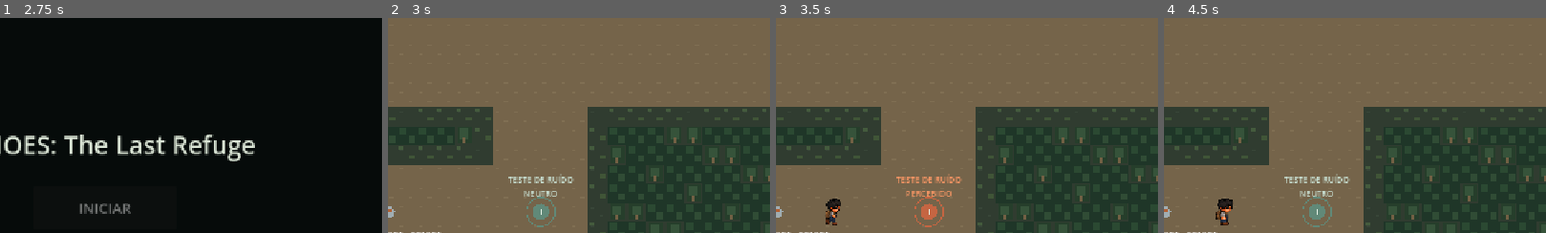
Above: before the commit, frames 1-4 (left to right).
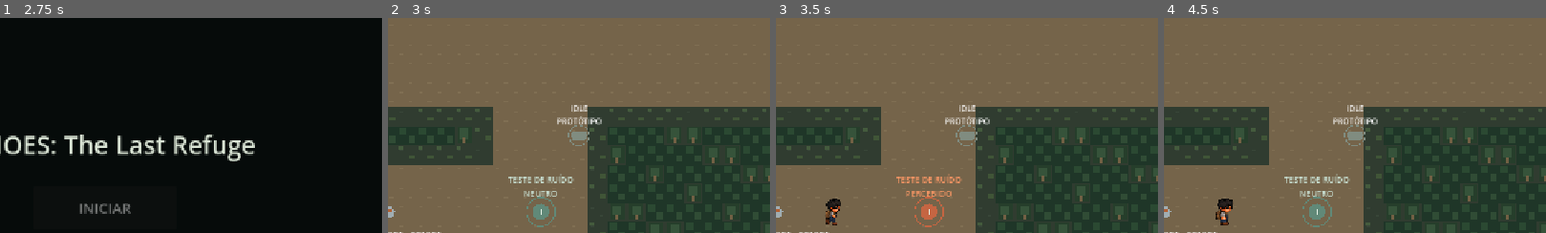
Above: after the commit, the same moments.

Repository: jhonnata2211/ECHOES-The-Last-Refuge-V2
Game: Godot game, scene res://scenes/ui/MainMenu.tscn
The game is run twice, just before and just after one commit, with the same random seed, the same clock (stepped at 60 frames per second) and the same inputs. Sound files missing from this copy of the repository are replaced by a short silence.
Inputs (mouse positions are % of the whole screen's width and height, from its top left):
- Up to frame 1 (2.75 s): tap Enter at 0.5 s; move the mouse to (72, 45) at 0.52 s; hold D (move_right) 0.53-1.25 s; tap Ctrl (crouch) at 0.6 s; click (72, 45) at 0.67 s; click "INICIAR" at 1.25 s; tap Space at 2 s; drag from (30, 55) to (45, 70) at 2.02 s
- Up to frame 2 (3 s): tap Enter at 2.75 s; move the mouse to (60, 28) at 2.77 s; hold D (move_right) from 2.78 s (still down); hold Shift (sprint) from 2.78 s (still down); click (60, 28) at 2.92 s
- Up to frame 3 (3.5 s): keep holding D (move_right); keep holding Shift (sprint)
- Up to frame 4 (4.5 s): release D (move_right) at 3.5 s; release Shift (sprint) at 3.5 s; click "INVENTÁRIO" at 3.5 s; click "FECHAR" at 4.25 s
The pictures show only the part of the screen within x 36-86%, y 13-63%; the shares and areas given below are measured in that part.

Frame 1 is identical in both runs. In frame 2, 0.6% of the frame differs, in the area x 44-56%, y 40-60%; in frame 3, 0.6%; in frame 4, 0.6%.

Commit message:
ECHOES-049-064: implementa ameaca stealth e feedback sonoro

Diff:
--- /dev/null
+++ b/resources/audio/sfx/food_use_sound.tres
@@ -0,0 +1,10 @@
+[gd_resource type="Resource" script_class="ItemUseSound" load_steps=3 format=3]
+
+[ext_resource type="Script" path="res://scripts/audio/item_use_sound.gd" id="1_definition"]
+[ext_resource type="AudioStream" path="res://assets/audio/sfx/consumables/eat_food.mp3" id="2_audio"]
+
+[resource]
+script = ExtResource("1_definition")
+item_id = &"food"
+stream = ExtResource("2_audio")
+volume_db = -10.0
--- /dev/null
+++ b/resources/audio/sfx/water_use_sound.tres
@@ -0,0 +1,10 @@
+[gd_resource type="Resource" script_class="ItemUseSound" load_steps=3 format=3]
+
+[ext_resource type="Script" path="res://scripts/audio/item_use_sound.gd" id="1_definition"]
+[ext_resource type="AudioStream" path="res://assets/audio/sfx/consumables/drink_water.mp3" id="2_audio"]
+
+[resource]
+script = ExtResource("1_definition")
+item_id = &"water"
+stream = ExtResource("2_audio")
+volume_db = -10.0
--- /dev/null
+++ b/scenes/ai/StealthPrototypeThreat.tscn
@@ -0,0 +1,35 @@
+[gd_scene load_steps=5 format=3]
+
+[ext_resource type="Script" path="res://scripts/ai/stealth_prototype_threat.gd" id="1_threat"]
+[ext_resource type="Script" path="res://scripts/components/noise_listener_component.gd" id="2_listener"]
+[ext_resource type="Script" path="res://scripts/ai/threat_grid_navigator.gd" id="3_grid"]
+
+[sub_resource type="CircleShape2D" id="CircleShape2D_threat"]
+radius = 10.0
+
+[node name="StealthPrototypeThreat" type="CharacterBody2D"]
+motion_mode = 1
+collision_layer = 4
+collision_mask = 1
+script = ExtResource("1_threat")
+metadata/placeholder = true
+metadata/prototype_only = true
+
+[node name="CollisionShape2D" type="CollisionShape2D" parent="."]
+shape = SubResource("CircleShape2D_threat")
+
+[node name="NoiseListenerComponent" type="Node2D" parent="."]
+script = ExtResource("2_listener")
+
+[node name="ThreatGridNavigator" type="Node" parent="."]
+script = ExtResource("3_grid")
+
+[node name="Label" type="Label" parent="."]
+offset_left = -84.0
+offset_top = -54.0
+offset_right = 84.0
+offset_bottom = -20.0
+mouse_filter = 2
+theme_override_font_sizes/font_size = 13
+text = "IDLE\nPROTÓTIPO"
+horizontal_alignment = 1
--- /dev/null
+++ b/scenes/audio/InventorySoundFeedback.tscn
@@ -0,0 +1,22 @@
+[gd_scene load_steps=7 format=3]
+
+[ext_resource type="Script" path="res://scripts/audio/inventory_sound_feedback.gd" id="1_feedback"]
+[ext_resource type="AudioStream" path="res://assets/audio/sfx/ui/inventory_zipper.mp3" id="2_zipper"]
+[ext_resource type="AudioStream" path="res://assets/audio/sfx/ui/item_select.mp3" id="3_select"]
+[ext_resource type="Script" path="res://scripts/audio/item_use_sound.gd" id="4_definition"]
+[ext_resource type="Resource" path="res://resources/audio/sfx/food_use_sound.tres" id="5_food"]
+[ext_resource type="Resource" path="res://resources/audio/sfx/water_use_sound.tres" id="6_water"]
+
+[node name="InventorySoundFeedback" type="Node"]
+process_mode = 3
+script = ExtResource("1_feedback")
+zipper_stream = ExtResource("2_zipper")
+selection_stream = ExtResource("3_select")
+use_sounds = Array[ExtResource("4_definition")]([ExtResource("5_food"), ExtResource("6_water")])
+metadata/provisional_audio = true
+
+[node name="InventoryAudio" type="AudioStreamPlayer" parent="."]
+
+[node name="SelectionAudio" type="AudioStreamPlayer" parent="."]
+
+[node name="ConsumptionAudio" type="AudioStreamPlayer" parent="."]
--- a/scenes/main/Main.tscn
+++ b/scenes/main/Main.tscn
@@ -12,6 +12,9 @@
 [ext_resource type="PackedScene" path="res://scenes/items/FoodPickup.tscn" id="10_food_pickup"]
 
 [ext_resource type="PackedScene" path="res://scenes/objects/StealthTestListener.tscn" id="11_stealth_test"]
+
+[ext_resource type="PackedScene" path="res://scenes/ai/StealthPrototypeThreat.tscn" id="12_threat"]
+[ext_resource type="PackedScene" path="res://scenes/audio/InventorySoundFeedback.tscn" id="13_feedback"]
 
 [node name="Main" type="Node2D"]
 script = ExtResource("6_gameplay")
@@ -51,6 +54,11 @@
 [node name="StealthTestListener" parent="." instance=ExtResource("11_stealth_test")]
 position = Vector2(720, 1136)
 
+[node name="StealthPrototypeThreat" parent="." instance=ExtResource("12_threat")]
+position = Vector2(784, 1008)
+
+[node name="InventorySoundFeedback" parent="." instance=ExtResource("13_feedback")]
+
 [connection signal="direction_changed" from="TouchControls/VirtualJoystick" to="Player" method="set_touch_direction"]
 [connection signal="sprint_changed" from="TouchControls/SprintButton" to="Player" method="set_touch_sprint_pressed"]
 [connection signal="interaction_requested" from="TouchControls/InteractionButton" to="Player" method="request_interaction"]
--- /dev/null
+++ b/scripts/ai/stealth_prototype_threat.gd
@@ -0,0 +1,187 @@
+class_name StealthPrototypeThreat
+extends CharacterBody2D
+
+## ECHOES-050: entidade técnica temporária, sem ataque, dano ou identidade narrativa.
+signal state_changed(state: int)
+signal noise_heard(origin: Vector2)
+signal navigation_blocked()
+
+enum State { IDLE, INVESTIGATE, SEARCH, RETURN }
+
+@export_range(1.0, 320.0, 1.0) var movement_speed: float = 90.0
+@export_range(0.05, 2.0, 0.05) var hearing_sample_interval: float = 0.5
+@export_range(0.5, 10.0, 0.1) var search_duration: float = 4.0
+@export_range(1.0, 16.0, 0.5) var arrival_distance: float = 4.0
+@export_range(1.0, 64.0, 1.0) var retarget_distance: float = 16.0
+@export_range(0.5, 5.0, 0.1) var blocked_timeout: float = 2.0
+
+@onready var _listener: NoiseListenerComponent = $NoiseListenerComponent
+@onready var _navigator: ThreatGridNavigator = $ThreatGridNavigator
+@onready var _label: Label = $Label
+
+var _noise: PlayerNoiseComponent = null
+var _state: State = State.IDLE
+var _home: Vector2 = Vector2.ZERO
+var _destination: Vector2 = Vector2.ZERO
+var _last_heard: Vector2 = Vector2.ZERO
+var _path: PackedVector2Array = PackedVector2Array()
+var _path_index: int = 0
+var _listen_elapsed: float = 0.0
+var _search_elapsed: float = 0.0
+var _blocked_elapsed: float = 0.0
+var _navigation_failed: bool = false
+
+
+func _ready() -> void:
+	_home = global_position
+	_destination = _home
+	_update_feedback()
+
+
+func configure_world(terrain: TileMapLayer, obstacles: TileMapLayer) -> bool:
+	return _navigator.configure(terrain, obstacles)
+
+
+func bind_noise_source(noise: PlayerNoiseComponent) -> void:
+	if is_instance_valid(_noise):
+		var previous_body: PhysicsBody2D = _noise.get_parent() as PhysicsBody2D
+		if previous_body != null:
+			remove_collision_exception_with(previous_body)
+	_noise = noise
+	_listener.bind_source(noise)
+	if is_instance_valid(noise):
+		# A ameaça não bloqueia nem ataca o emissor; colisão com terreno permanece.
+		var source_body: PhysicsBody2D = noise.get_parent() as PhysicsBody2D
+		if source_body != null:
+			add_collision_exception_with(source_body)
+
+
+func _physics_process(delta: float) -> void:
+	if not is_finite(delta) or delta <= 0.0:
+		return
+	_listen_elapsed += delta
+	var interval: float = hearing_sample_interval if is_finite(hearing_sample_interval) else 0.5
+	interval = maxf(interval, 0.05)
+	if _listen_elapsed >= interval:
+		_listen_elapsed = fmod(_listen_elapsed, interval)
+		_sample_noise()
+	match _state:
+		State.IDLE:
+			velocity = Vector2.ZERO
+		State.INVESTIGATE, State.RETURN:
+			_follow_path(delta)
+		State.SEARCH:
+			velocity = Vector2.ZERO
+			_search_elapsed += delta
+			var duration: float = search_duration if is_finite(search_duration) else 4.0
+			if _search_elapsed >= maxf(duration, 0.5):
+				_begin_move(_home, State.RETURN)
+
+
+func _sample_noise() -> void:
+	# Atualizar o listener aprovado antes do snapshot, sem consultar posição inaudível.
+	_listener.refresh_perception()
+	if not _listener.is_perceiving() or not is_instance_valid(_noise) or _noise.is_queued_for_deletion():
+		return
+	var heard: Vector2 = _noise.get_noise_origin()
+	if not heard.is_finite():
+		return
+	_last_heard = heard
+	noise_heard.emit(heard)
+	if _state == State.SEARCH and global_position.distance_to(heard) <= arrival_distance:
+		_search_elapsed = 0.0
+	elif _state != State.INVESTIGATE or _destination.distance_to(heard) >= maxf(retarget_distance, 1.0):
+		_begin_move(heard, State.INVESTIGATE)
+
+
+func _begin_move(destination: Vector2, next_state: State) -> void:
+	_destination = destination
+	_path = _navigator.find_path(global_position, destination)
+	_path_index = 0
+	_blocked_elapsed = 0.0
+	_navigation_failed = false
+	_set_state(next_state)
+
+
+func _follow_path(delta: float) -> void:
+	while _path_index < _path.size() and global_position.distance_to(_path[_path_index]) <= arrival_distance:
+		_path_index += 1
+	if _path_index >= _path.size():
+		velocity = Vector2.ZERO
+		if global_position.distance_to(_destination) <= arrival_distance:
+			_arrived()
+		else:
+			_handle_blocked(delta)
+		return
+	var difference: Vector2 = _path[_path_index] - global_position
+	var speed: float = maxf(movement_speed, 0.0) if is_finite(movement_speed) else 0.0
+	velocity = difference.normalized() * minf(speed, difference.length() / delta)
+	var previous: Vector2 = global_position
+	move_and_slide()
+	if global_position.distance_to(previous) <= 0.001:
+		_handle_blocked(delta)
+	else:
+		_blocked_elapsed = 0.0
+
+
+func _handle_blocked(delta: float) -> void:
+	_blocked_elapsed += delta
+	var timeout: float = maxf(blocked_timeout, 0.5) if is_finite(blocked_timeout) else 2.0
+	if _blocked_elapsed < timeout or _navigation_failed:
+		return
+	_navigation_failed = true
+	velocity = Vector2.ZERO
+	navigation_blocked.emit()
+	if _state == State.INVESTIGATE:
+		# Não atravessar parede/teleportar até um alvo inacessível; buscar aqui.
+		_set_state(State.SEARCH)
+	else:
+		# RETURN sem rota aguarda neste estado. Não fingir que chegou à origem.
+		_update_feedback()
+
+
+func _arrived() -> void:
+	if _state == State.INVESTIGATE:
+		_set_state(State.SEARCH)
+	elif _state == State.RETURN:
+		_set_state(State.IDLE)
+
+
+func _set_state(value: State) -> void:
+	if _state == value:
+		return
+	_state = value
+	_search_elapsed = 0.0
+	_update_feedback()
+	state_changed.emit(int(_state))
+
+
+func get_state() -> State:
+	return _state
+
+
+func get_destination() -> Vector2:
+	return _destination
+
+
+func get_last_heard_position() -> Vector2:
+	return _last_heard
+
+
+func get_home_position() -> Vector2:
+	return _home
+
+
+func _update_feedback() -> void:
+	var names: Array[String] = ["IDLE", "INVESTIGATE", "SEARCH", "RETURN"]
+	_label.text = "%s\nPROTÓTIPO" % names[int(_state)]
+	if _navigation_failed:
+		_label.text += " / SEM ROTA"
+	queue_redraw()
+
+
+func _draw() -> void:
+	var colors: Array[Color] = [Color(0.5, 0.55, 0.5), Color(0.9, 0.55, 0.2), Color(0.85, 0.75, 0.3), Color(0.4, 0.65, 0.75)]
+	var color: Color = colors[int(_state)]
+	draw_colored_polygon(PackedVector2Array([Vector2(-10, -8), Vector2(10, -8), Vector2(14, 0), Vector2(10, 8), Vector2(-10, 8), Vector2(-14, 0)]), color)
+	draw_circle(Vector2.ZERO, 17.0, color, false, 1.5)
--- /dev/null
+++ b/scripts/ai/threat_grid_navigator.gd
@@ -0,0 +1,52 @@
+class_name ThreatGridNavigator
+extends Node
+
+## ECHOES-052: grade estática do mundo existente; sem bake ou alteração dos tiles.
+var _terrain: TileMapLayer = null
+var _grid: AStarGrid2D = null
+
+
+func configure(terrain: TileMapLayer, obstacles: TileMapLayer) -> bool:
+	_terrain = null
+	_grid = null
+	if not is_instance_valid(terrain) or not is_instance_valid(obstacles) or terrain.tile_set == null:
+		return false
+	var region: Rect2i = terrain.get_used_rect()
+	if region.size.x <= 0 or region.size.y <= 0:
+		return false
+	_terrain = terrain
+	_grid = AStarGrid2D.new()
+	_grid.region = region
+	_grid.cell_size = Vector2(terrain.tile_set.tile_size)
+	_grid.diagonal_mode = AStarGrid2D.DIAGONAL_MODE_NEVER
+	_grid.update()
+	for y in range(region.position.y, region.end.y):
+		for x in range(region.position.x, region.end.x):
+			var cell: Vector2i = Vector2i(x, y)
+			if terrain.get_cell_source_id(cell) == -1:
+				_grid.set_point_solid(cell, true)
+	# Obstacles é a camada sólida da base; bloquear a célula inteira é conservador.
+	for obstacle_cell in obstacles.get_used_cells():
+		var world_point: Vector2 = obstacles.to_global(obstacles.map_to_local(obstacle_cell))
+		var cell: Vector2i = terrain.local_to_map(terrain.to_local(world_point))
+		if region.has_point(cell):
+			_grid.set_point_solid(cell, true)
+	return true
+
+
+func find_path(from_position: Vector2, destination: Vector2) -> PackedVector2Array:
+	var result: PackedVector2Array = PackedVector2Array()
+	if _grid == null or not is_instance_valid(_terrain) or not from_position.is_finite() or not destination.is_finite():
+		return result
+	var start: Vector2i = _terrain.local_to_map(_terrain.to_local(from_position))
+	var goal: Vector2i = _terrain.local_to_map(_terrain.to_local(destination))
+	if not _grid.region.has_point(start) or not _grid.region.has_point(goal):
+		return result
+	if _grid.is_point_solid(start) or _grid.is_point_solid(goal):
+		return result
+	var cells: Array[Vector2i] = _grid.get_id_path(start, goal)
+	for cell in cells:
+		result.append(_terrain.to_global(_terrain.map_to_local(cell)))
+	if not result.is_empty():
+		result.append(destination)
+	return result
--- /dev/null
+++ b/scripts/audio/inventory_sound_feedback.gd
@@ -0,0 +1,90 @@
+class_name InventorySoundFeedback
+extends Node
+
+## ECHOES-055–060: feedback provisório; não controla inventário ou sobrevivência.
+signal feedback_played(kind: StringName)
+
+@export var zipper_stream: AudioStream = null
+@export var selection_stream: AudioStream = null
+@export_range(-40.0, 0.0, 0.5) var zipper_volume_db: float = -12.0
+@export_range(-40.0, 0.0, 0.5) var selection_volume_db: float = -12.0
+@export var use_sounds: Array[ItemUseSound] = []
+
+@onready var _inventory_audio: AudioStreamPlayer = $InventoryAudio
+@onready var _selection_audio: AudioStreamPlayer = $SelectionAudio
+@onready var _consumption_audio: AudioStreamPlayer = $ConsumptionAudio
+
+var _panel: InventoryPanel = null
+var _consumer: ConsumableUseComponent = null
+var _zipper: AudioStream = null
+var _selection: AudioStream = null
+var _catalog: Dictionary = {}
+var _use_streams: Dictionary = {}
+
+
+func _ready() -> void:
+	_zipper = _prepare_stream(zipper_stream)
+	_selection = _prepare_stream(selection_stream)
+	for definition in use_sounds:
+		if definition == null or not definition.is_valid():
+			continue
+		if _catalog.has(definition.item_id):
+			# Associação ambígua não deve tocar um som arbitrário.
+			_catalog[definition.item_id] = null
+			_use_streams.erase(definition.item_id)
+		else:
+			_catalog[definition.item_id] = definition
+			_use_streams[definition.item_id] = _prepare_stream(definition.stream)
+
+
+func bind_sources(panel: InventoryPanel, consumer: ConsumableUseComponent) -> void:
+	if is_instance_valid(_panel):
+		if _panel.open_changed.is_connected(_on_open_changed):
+			_panel.open_changed.disconnect(_on_open_changed)
+		if _panel.item_selected_by_user.is_connected(_on_item_selected):
+			_panel.item_selected_by_user.disconnect(_on_item_selected)
+	if is_instance_valid(_consumer) and _consumer.item_used.is_connected(_on_item_used):
+		_consumer.item_used.disconnect(_on_item_used)
+	_panel = panel
+	_consumer = consumer
+	if is_instance_valid(_panel):
+		_panel.open_changed.connect(_on_open_changed)
+		_panel.item_selected_by_user.connect(_on_item_selected)
+	if is_instance_valid(_consumer):
+		# Este sinal já ocorre depois da aplicação do efeito e remoção da unidade.
+		_consumer.item_used.connect(_on_item_used)
+
+
+func _on_open_changed(opened: bool) -> void:
+	_play(_inventory_audio, _zipper, zipper_volume_db, &"inventory_open" if opened else &"inventory_close")
+
+
+func _on_item_selected(_item_id: StringName) -> void:
+	_play(_selection_audio, _selection, selection_volume_db, &"item_select")
+
+
+func _on_item_used(item_id: StringName) -> void:
+	var definition: ItemUseSound = _catalog.get(item_id) as ItemUseSound
+	if definition != null and definition.is_valid():
+		var stream: AudioStream = _use_streams.get(item_id) as AudioStream
+		_play(_consumption_audio, stream, definition.volume_db, item_id)
+
+
+func _prepare_stream(source: AudioStream) -> AudioStream:
+	if source == null:
+		return null
+	var copy: AudioStream = source.duplicate() as AudioStream
+	# Não alterar o MP3/import compartilhado; SFX são one-shots em cópias locais.
+	if copy is AudioStreamMP3:
+		copy.loop = false
+	return copy
+
+
+func _play(player: AudioStreamPlayer, stream: AudioStream, volume: float, kind: StringName) -> void:
+	if stream == null or not is_finite(volume):
+		return
+	player.stream = stream
+	player.volume_db = clampf(volume, -60.0, 6.0)
+	player.stream_paused = false
+	player.play()
+	feedback_played.emit(kind)
--- /dev/null
+++ b/scripts/audio/item_use_sound.gd
@@ -0,0 +1,11 @@
+class_name ItemUseSound
+extends Resource
+
+## ECHOES-060: associação configurável entre item e feedback de uso confirmado.
+@export var item_id: StringName = &""
+@export var stream: AudioStream = null
+@export_range(-40.0, 0.0, 0.5) var volume_db: float = -10.0
+
+
+func is_valid() -> bool:
+	return not String(item_id).strip_edges().is_empty() and stream != null and is_finite(volume_db)
--- a/scripts/main/gameplay.gd
+++ b/scripts/main/gameplay.gd
@@ -6,6 +6,8 @@
 
 
 func _ready() -> void:
+	$StealthPrototypeThreat.configure_world($TestWorld/Tiles/Terrain, $TestWorld/Tiles/Obstacles)
+	$StealthPrototypeThreat.bind_noise_source($Player/PlayerNoiseComponent)
 	$StealthTestListener/NoiseListenerComponent.bind_source($Player/PlayerNoiseComponent)
 	$Player/SurvivalDamageComponent.bind_sources($Player/SurvivalNeedsComponent, $Player/HealthComponent)
 	$Player/ConsumableUseComponent.bind_sources($Player/Inventory, $Player/SurvivalNeedsComponent)
@@ -13,6 +15,7 @@
 	$GameplayHUD.bind_survival($Player/SurvivalNeedsComponent)
 	$InventoryPanel.bind_inventory($Player/Inventory)
 	$InventoryPanel.bind_consumer($Player/ConsumableUseComponent)
+	$InventorySoundFeedback.bind_sources($InventoryPanel, $Player/ConsumableUseComponent)
 	$InventoryPanel.open_changed.connect(_on_inventory_open_changed)
 	var sound: SoundExperienceController = get_tree().root.get_node("SoundExperience")
 	sound.start_forest()
--- a/scripts/ui/inventory_panel.gd
+++ b/scripts/ui/inventory_panel.gd
@@ -2,6 +2,7 @@
 extends CanvasLayer
 
 signal open_changed(opened: bool)
+signal item_selected_by_user(item_id: StringName)
 
 var _inventory: Inventory = null
 var _consumer: ConsumableUseComponent = null
@@ -117,6 +118,7 @@
 		_use_button.hide()
 	_selected_item = item_id
 	_update_selection()
+	item_selected_by_user.emit(item_id)
 
 
 func _on_item_tapped(local_position: Vector2) -> void:
Not shown: 1 places in scenes/main/Main.tscn that only renumber resources
Not shown, added: scripts/ai/stealth_prototype_threat.gd.uid
Not shown, added: scripts/ai/threat_grid_navigator.gd.uid
Not shown, added: scripts/audio/inventory_sound_feedback.gd.uid
Not shown, added: scripts/audio/item_use_sound.gd.uid
